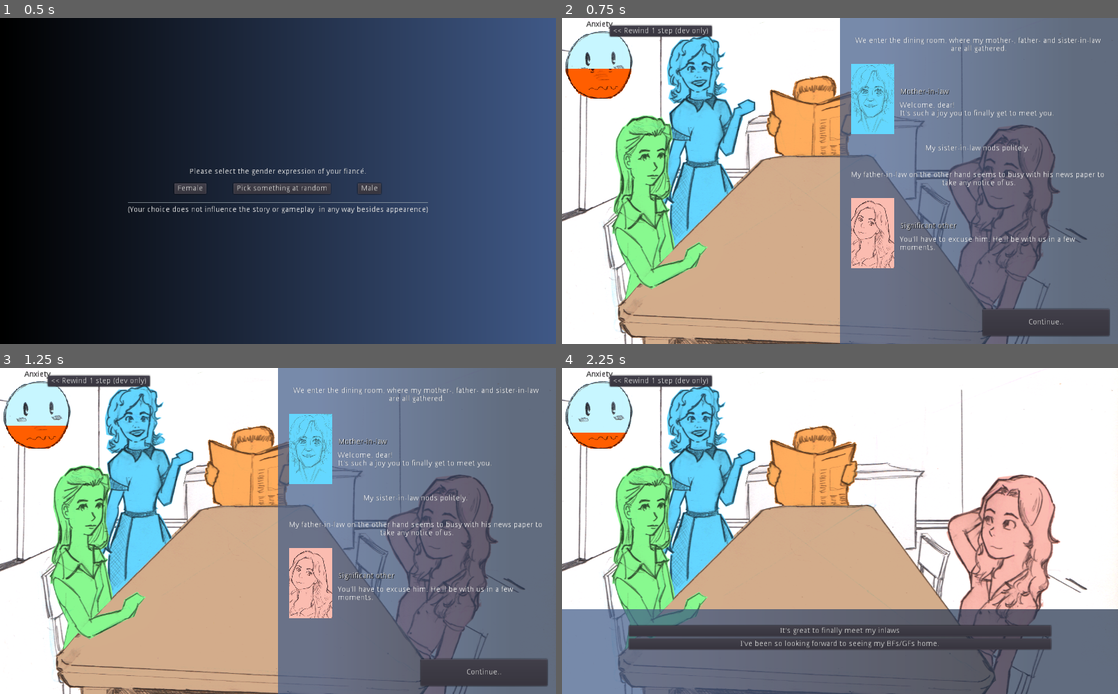
Above: before the commit, frames 1-4 (two rows, left to right).
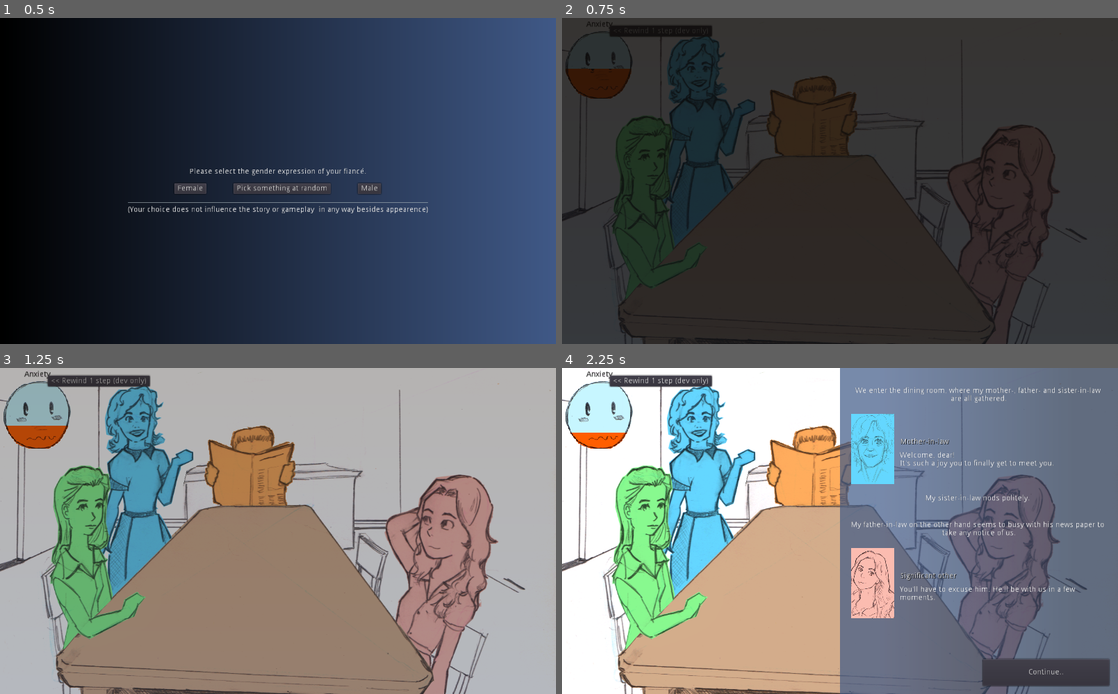
Above: after the commit, the same moments.

Repository: jordgubben/gw24-fam-andersson
Game: Godot game, scene res://Intro.tscn
Same seed, same stepped clock (60 frames per second), same inputs: the game is played once before the commit and once after it. The engine's default icon, where the game draws it, is replaced by a stand-in: a white triangle on a blue panel in a dark square.
Inputs (mouse positions are in pixels of both pictures, inside the frame that each line leads up to):
- Up to frame 1 (0.5 s): no input
- Up to frame 2 (0.75 s): click "Female" at 0.5 s
- Up to frame 3 (1.25 s): no input
- Up to frame 4 (2.25 s): click (1045, 671) at 1.25 s, where only the run before the commit has a clickable "Continue.."; click (1045, 671) at 2 s, where only the run before the commit has a clickable "Continue.."

Frame 1 is identical in both runs. In frame 2, 98% of the frame differs, in the area x 0-100%, y 0-100%; in frame 3, 98%; in frame 4, 56%.

Commit message:
Start famnily dinner scene with a fade in

Diff:
--- a/FamilyDinner.gd
+++ b/FamilyDinner.gd
@@ -228,7 +228,9 @@
 
 	# Prep. conversation
 	$conversation.segments_db = conversations_segments
-	$conversation.present_segment("start")
+
+	# Fade in
+	$main_animation_player.play("fade_in")
 
 
 func _on_options_option_selected(key):
@@ -262,7 +264,9 @@
 
 func _on_main_animation_player_animation_finished(anim_name):
 	prints(self, "_on_blackout_animation_player_animation_finished", anim_name)
-	if anim_name == "blackout_anim":
+	if anim_name == "fade_in":
+		$conversation.present_segment("start")
+	elif anim_name == "blackout_anim":
 		$popups_layer/blackout_popup.popup()
 	else:
 		printerr("Unknown animation:", anim_name)
--- a/FamilyDinner.tscn
+++ b/FamilyDinner.tscn
@@ -36,6 +36,22 @@
 "values": [ Color( 1, 1, 1, 0 ), Color( 0, 0, 0, 1 ) ]
 }
 
+[sub_resource type="Animation" id=6]
+resource_name = "fade_in"
+length = 1.5
+tracks/0/type = "value"
+tracks/0/path = NodePath("popups_layer/blackout_sprite:modulate")
+tracks/0/interp = 1
+tracks/0/loop_wrap = true
+tracks/0/imported = false
+tracks/0/enabled = true
+tracks/0/keys = {
+"times": PoolRealArray( 0, 1 ),
+"transitions": PoolRealArray( 1, 2.46229 ),
+"update": 0,
+"values": [ Color( 0.117647, 0.0862745, 0.0627451, 1 ), Color( 1, 1, 1, 0 ) ]
+}
+
 [sub_resource type="Animation" id=2]
 resource_name = "mil_exits"
 tracks/0/type = "value"
@@ -79,6 +95,7 @@
 
 [node name="main_animation_player" type="AnimationPlayer" parent="."]
 anims/blackout_anim = SubResource( 1 )
+anims/fade_in = SubResource( 6 )
 anims/mil_exits = SubResource( 2 )
 anims/so_exits = SubResource( 3 )
 
Not shown: 1 places in FamilyDinner.tscn that only renumber resources
